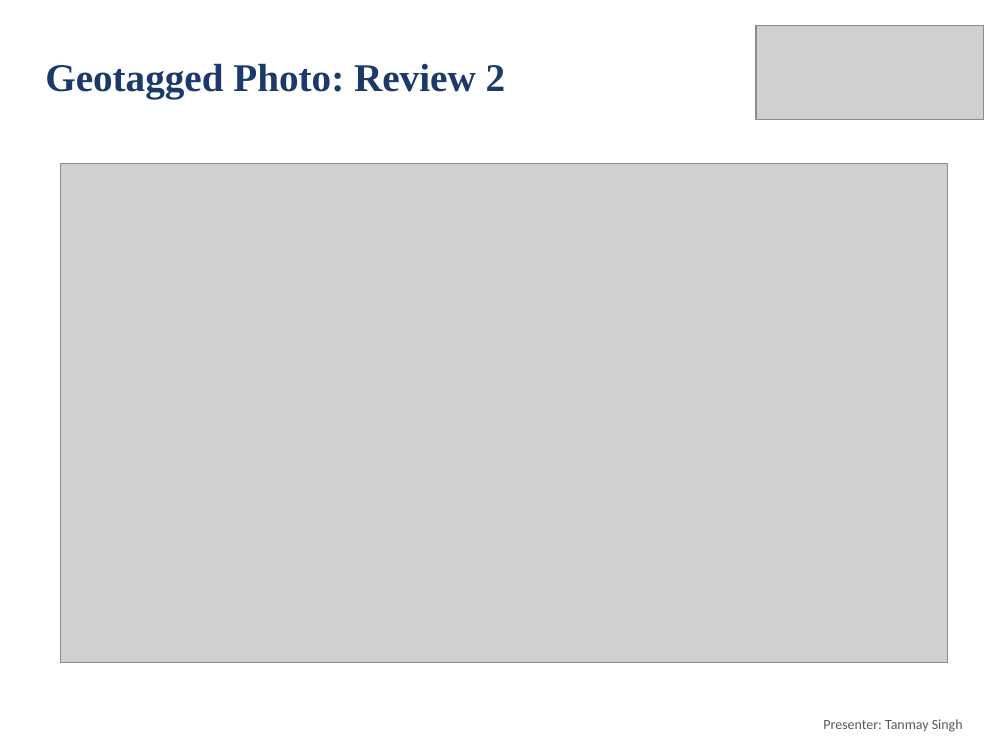
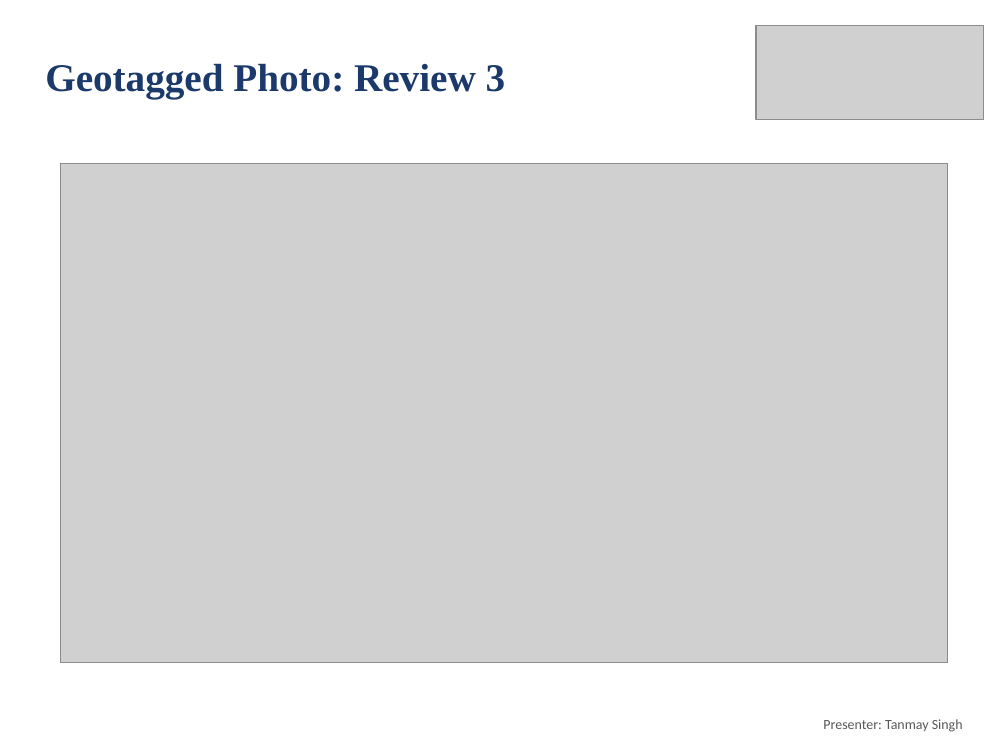
Before and after one commit to deepankarkumar1310/hadoop-ml-algorithm-, a slide deck: slide 38 of docs/Review2_Deck.pptx. Drawn at 1008x756 pixels with LibreOffice and Linux fonts; fonts in the diff are those of the drawing; grey boxes stand for pictures. Boxes give left, top, right and bottom in pixels: in the first picture for what was removed or moved away, otherwise in the second. Text is boxed around its words. In the diff, an @@ line names an element or a change of style, - is before the commit and + after.

Commit message:
Relabel slide deck for Review 3

```diff
--- a/docs/Review2_Deck.pptx
+++ b/docs/Review2_Deck.pptx
@@ title at (45,63,506,98): text changed @@
-Geotagged Photo: Review 2
+Geotagged Photo: Review 3
```
Also in this commit, not shown: 2 other slides changed, 1 other file.
